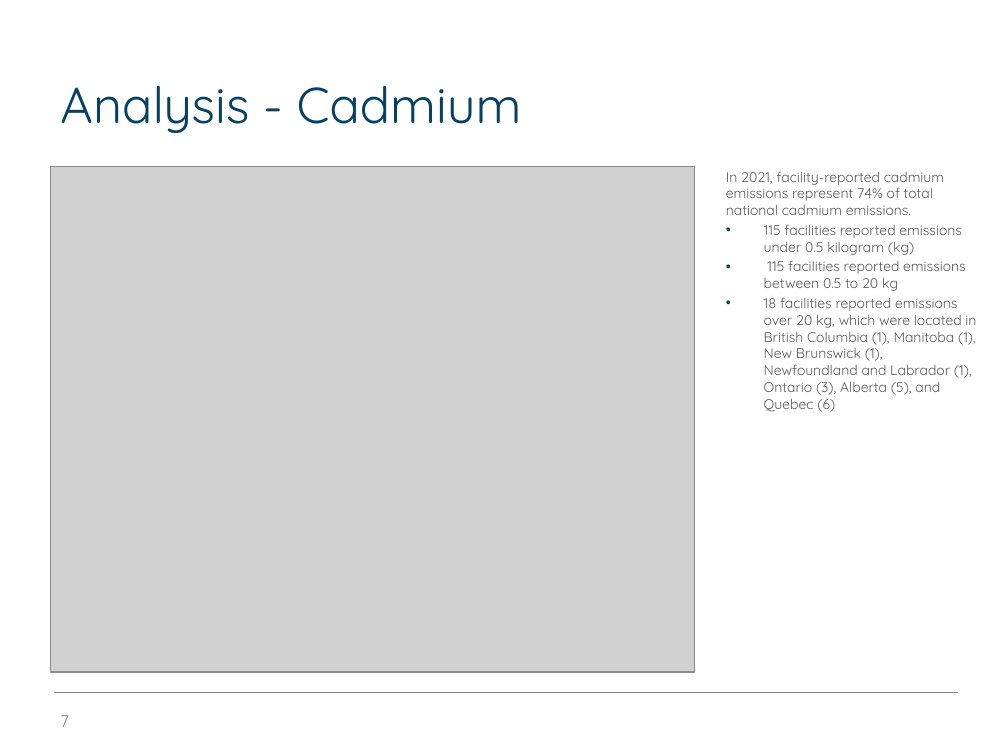
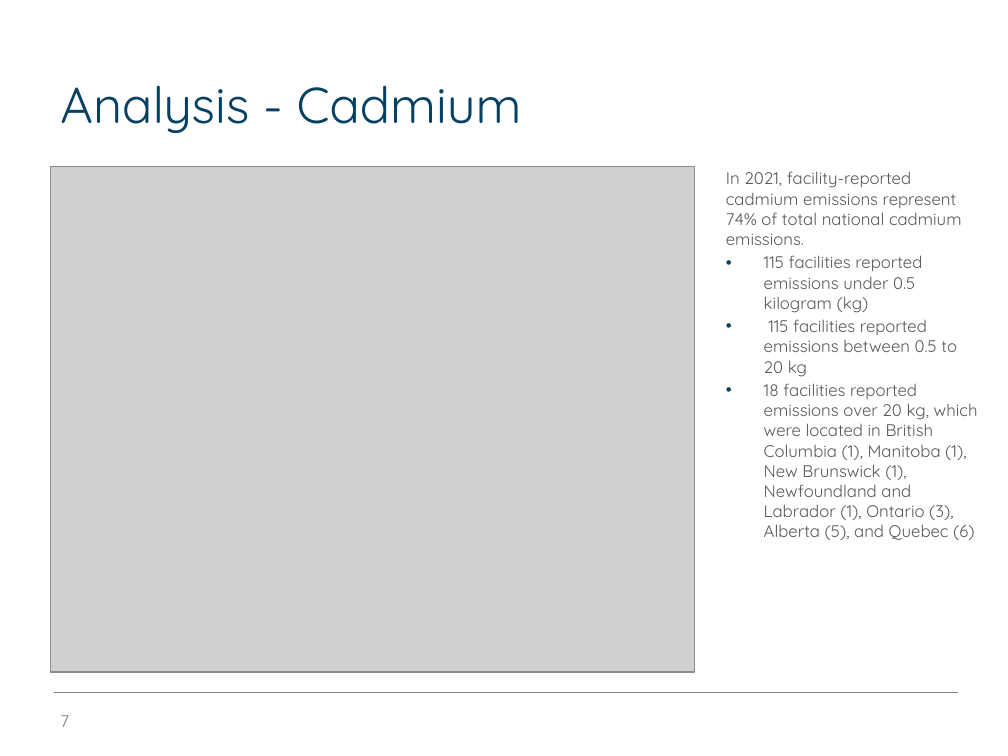
Before and after one commit to edimaudo/hackathon_coding_challenges, a slide deck: slide 7 of open_data_platform_hackathon/osdp_deck.pptx. Drawn at 1008x756 pixels with LibreOffice and Linux fonts; fonts in the diff are those of the drawing; grey boxes stand for pictures; background and template pictures are left out. Boxes give left, top, right and bottom in pixels: in the first picture for what was removed or moved away, otherwise in the second. Text is boxed around its words. In the diff, an @@ line names an element or a change of style, - is before the commit and + after.

```diff
--- a/open_data_platform_hackathon/osdp_deck.pptx
+++ b/open_data_platform_hackathon/osdp_deck.pptx
@@ text "In 2021, facility-reported cadmium emissions ..." at (726,171,978,540): size 10 to 12 pt @@
```
Also in this commit, not shown: 12 other slides changed.
